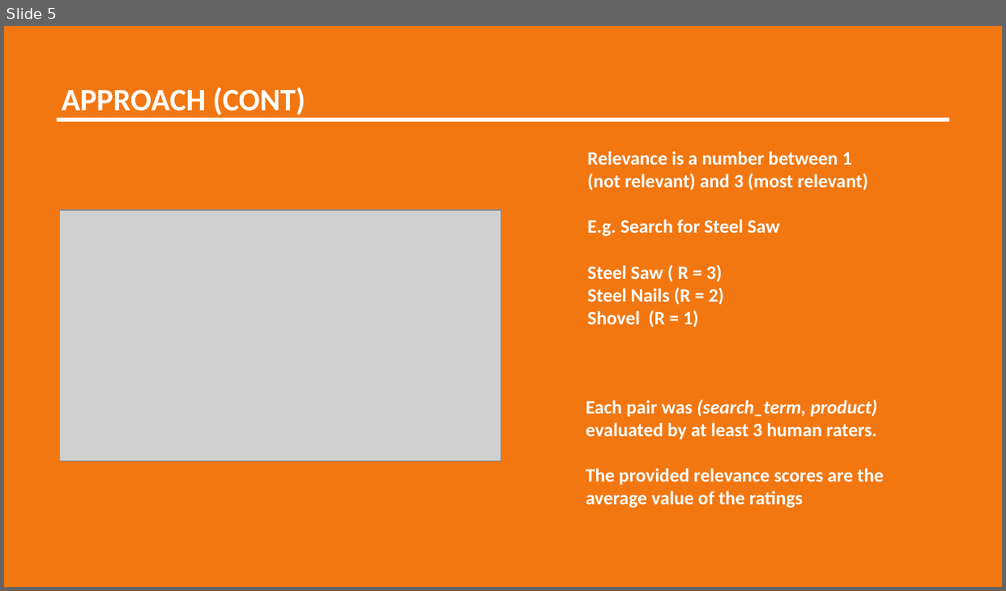
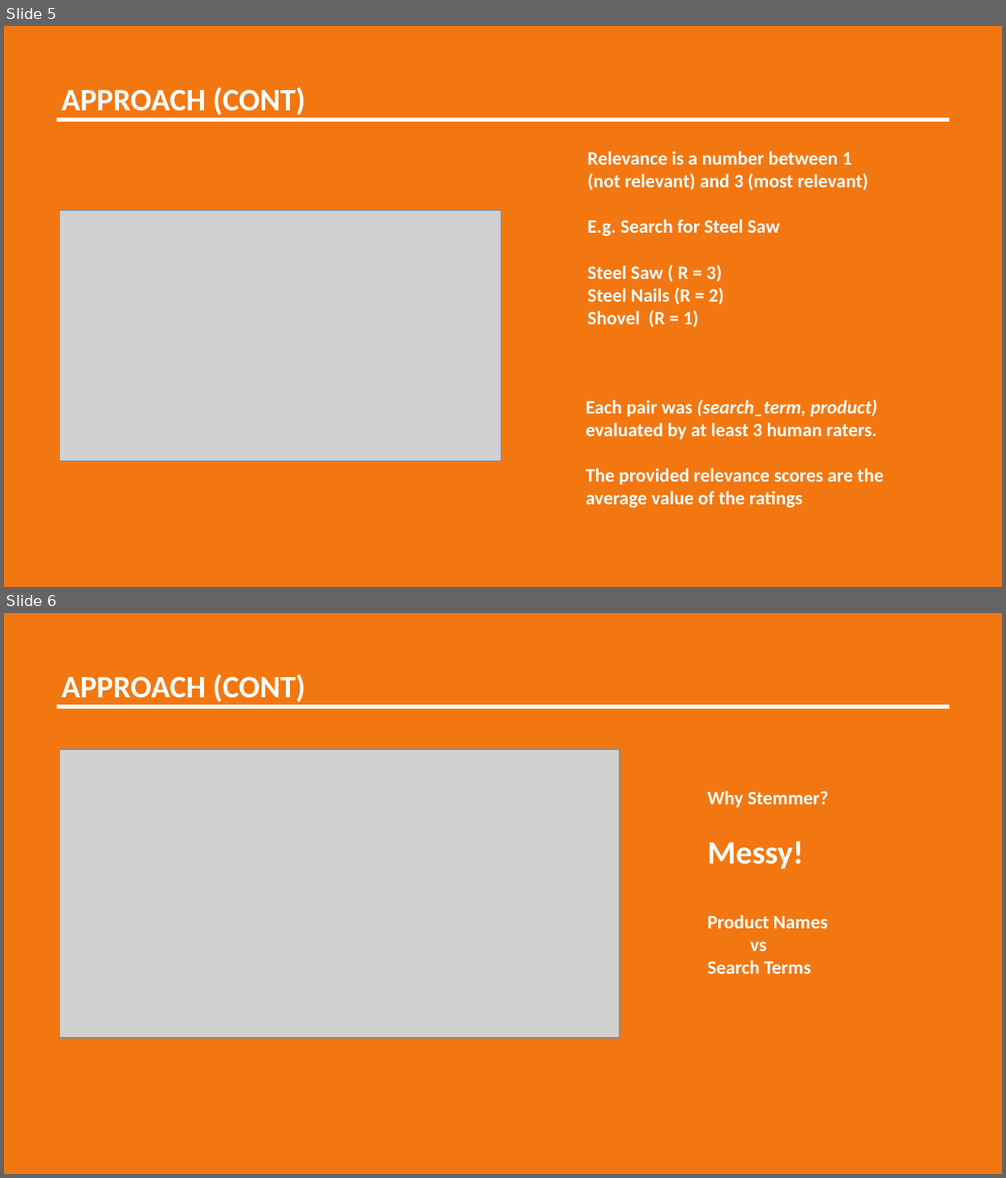
Before and after one commit to misrab/homework, a slide deck: BrandonWong/Project/Presentation.pptx. Shown one above the other, each under a label of ours: slide 5 before the commit, slides 5 and 6 after it. The pictures are 1006x591 and 1006x1178 pixels, drawn with LibreOffice and Linux fonts; fonts in the diff are those of the drawing; grey boxes stand for pictures. Boxes give left, top, right and bottom in pixels: in the first picture for what was removed or moved away, otherwise in the second. Text is boxed around its words. In the diff, an @@ line names an element or a change of style, - is before the commit and + after.

```diff
--- a/BrandonWong/Project/Presentation.pptx
+++ b/BrandonWong/Project/Presentation.pptx
@@ slide 6 added at (x1=4, y1=613, x2=1002, y2=1174), background #FFFFFF @@
@@ rectangle added at (x1=4, y1=613, x2=1002, y2=1174), fill #F37711 @@
@@ text added at (x1=62, y1=674, x2=305, y2=705), 23 pt, text #FFFFFF, bold @@
+APPROACH (CONT)
@@ line added from (57, 707) to (949, 707), #FFFFFF 3 pt @@
@@ picture added at (x1=60, y1=749, x2=620, y2=1038) @@
@@ text added at (x1=707, y1=790, x2=829, y2=973), 14 pt, text #FFFFFF, bold @@
+Why Stemmer?
+Messy!
+Product Names
+vs
+Search Terms
```
Also in this commit, not shown: 1 slide changed, 5 other slides added, 1 slide removed, 5 other files.
